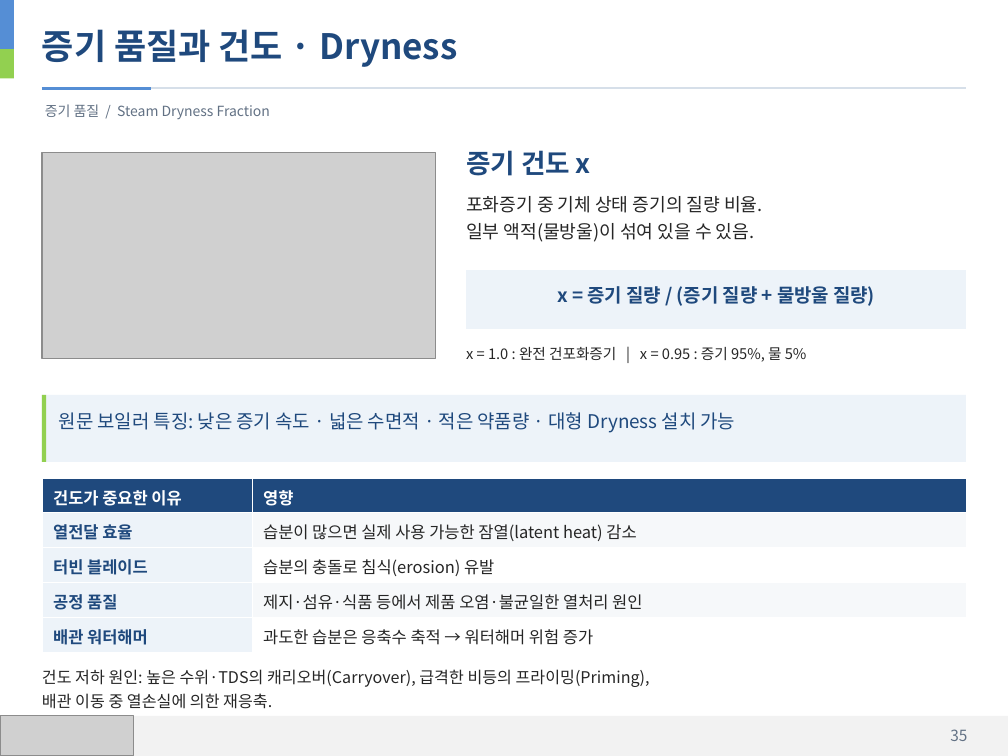
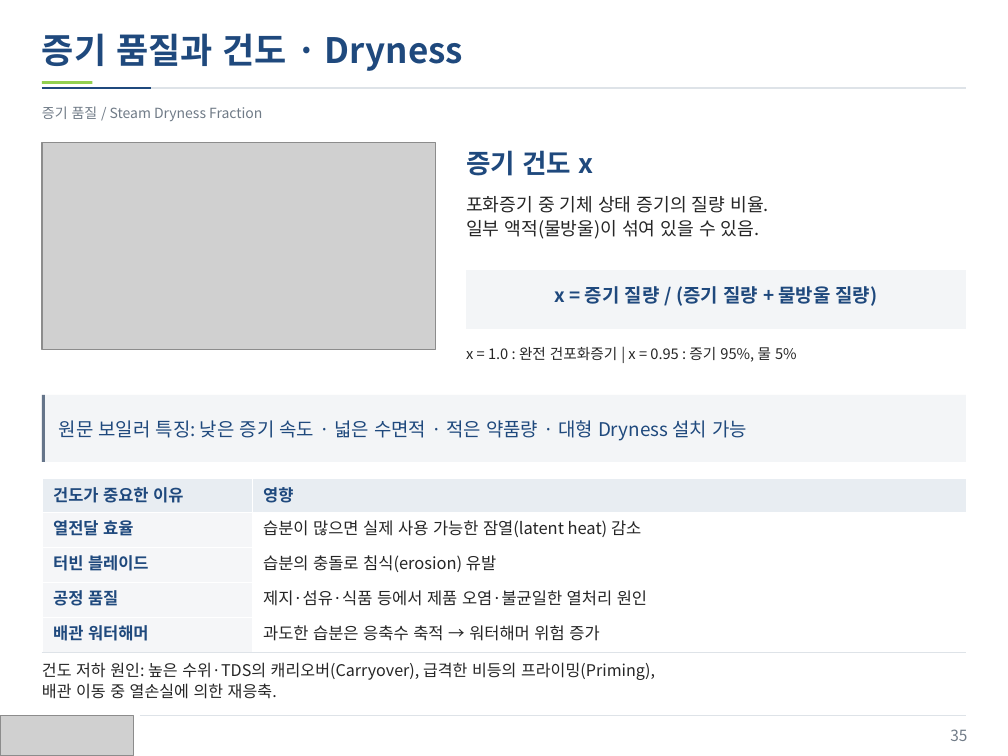
Before and after one commit to jskang5000-arch/my-PPT, a slide deck: slide 35 of KITECH_Boiler.pptx. Drawn at 1008x756 pixels with LibreOffice and Linux fonts; fonts in the diff are those of the drawing; grey boxes stand for pictures. Boxes give left, top, right and bottom in pixels: in the first picture for what was removed or moved away, otherwise in the second. Text is boxed around its words. In the diff, an @@ line names an element or a change of style, - is before the commit and + after.

Commit message:
Refine presentation colors and text alignment

```diff
--- a/KITECH_Boiler.pptx
+++ b/KITECH_Boiler.pptx
@@ text "증기 품질과 건도 · Dryness" at (42,33,463,71): line spacing 1.12 to 33.5pt; less space between paragraphs @@
@@ rectangle removed at (0,49,14,79) @@
@@ line (42, 89) - (966, 89): stroke #D6DFE9 1 pt to #DEE3E8 1 pt @@
@@ line (42, 89) - (151, 89): stroke #558ED5 2 pt to #1F497D 1 pt @@
@@ rectangle: place and size @@
-rectangle at (0,0,14,49)
+rectangle at (42,82,93,85)
@@ rectangle at (42,82,93,85): fill #558ED5 to #92D050 @@
@@ text "증기 품질 / Steam Dryness ..." at (42,106,262,121): text colour #627184 to #707B87; line spacing 1.12 to 13.4pt; less space between paragraphs @@
@@ picture: place and size @@
-picture at (42,152,435,359)
+picture at (42,143,435,350)
@@ text "증기 건도 x" at (466,150,594,176): line spacing 1.12 to 25.5pt; less space between paragraphs @@
@@ text "포화증기 중 기체 상태 증기의 ..." at (466,196,768,239): line spacing 1.12 to 17.4pt; less space between paragraphs @@
@@ rectangle at (466,270,966,329): fill #EDF3F9 to #F3F5F7 @@
@@ text "x = 증기 질량 / ..." at (555,286,878,306): line spacing 1.12 to 18.1pt; less space between paragraphs @@
@@ text "x = 1.0 : 완전 ..." at (466,347,797,362): line spacing 1.12 to 14.1pt; less space between paragraphs @@
@@ rectangle at (42,395,967,463): fill #EDF3F9 to #F3F5F7 @@
@@ rectangle at (42,395,45,463): fill #92D050 to #65758A @@
@@ text "원문 보일러 특징: 낮은 증기 ..." at (59,420,747,441): line spacing 1.12 to 18.1pt; less space between paragraphs @@
@@ text "원문 보일러 특징: 낮은 증기 ...": place and size @@
-text "원문 보일러 특징: 낮은 증기 ..." at (59,412,736,433)
+text "원문 보일러 특징: 낮은 증기 ..." at (59,420,747,441)
@@ table at (42,479,966,653) @@
@@ fill #1F497D to #E8EDF2 in row 1 @@
@@ fill #EDF3F9 to #F5F6F8 in 4 cells @@
@@ fill #F6F8FA to #FFFFFF in 2 cells @@
@@ text colour #FFFFFF to #1F497D in "건도가 중요한 이유", "영향" @@
@@ line spacing 1.06 to 15.8pt @@
@@ borders changed @@
@@ text "건도 저하 원인: 높은 수위·TDS의 ...": place and size @@
-text "건도 저하 원인: 높은 수위·TDS의 ..." at (42,669,650,709)
+text "건도 저하 원인: 높은 수위·TDS의 ..." at (42,662,655,699)
@@ text "건도 저하 원인: 높은 수위·TDS의 ..." at (42,662,655,699): line spacing 1.12 to 15.4pt; less space between paragraphs @@
@@ rectangle at (0,716,1008,756): fill #F2F2F2 to #FFFFFF @@
@@ line added from (140, 716) to (966, 716), #DEE3E8 0.6 pt @@
```
Also in this commit, not shown: 33 other slides changed.
